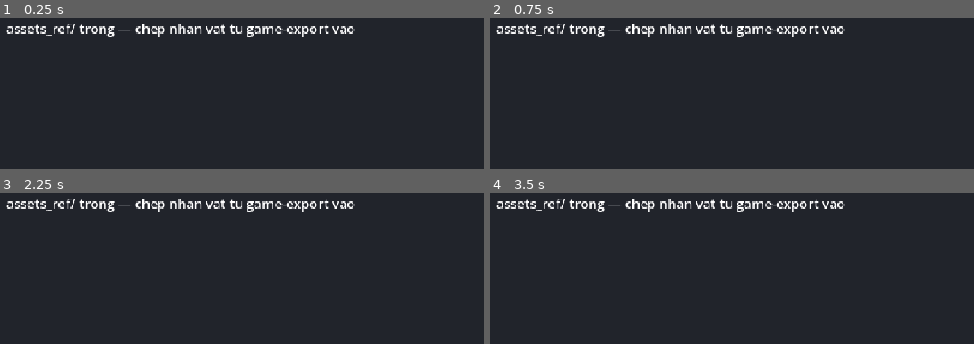
Above: before the commit, frames 1-4 (two rows, left to right).
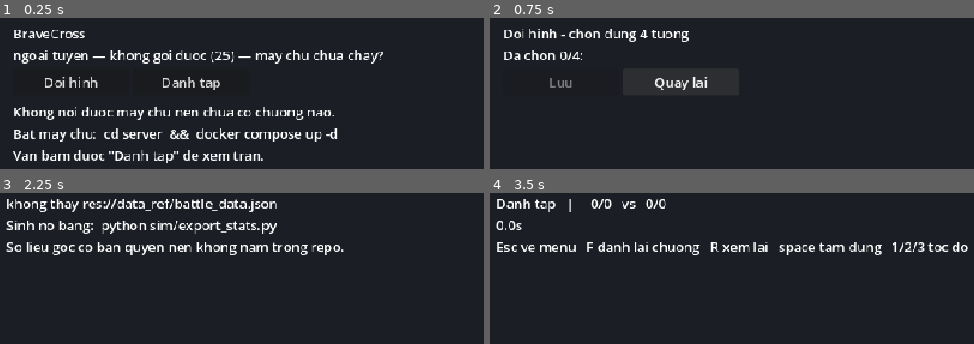
Above: after the commit, the same moments.

Repository: lvthe/bravecross-game
Game: Godot game, scene res://ui/menu.tscn
Two runs of this game, one before a commit and one after it. Both use one fixed random seed, a clock stepped at 60 frames per second and the inputs below. Before the commit the project starts from res://demo/demo.tscn.
Inputs (mouse positions are in pixels of both pictures, inside the frame that each line leads up to):
- Up to frame 1 (0.25 s): no input
- Up to frame 2 (0.75 s): click (562, 81) at 0.5 s, where only the run after the commit has a clickable "Doi hinh"
- Up to frame 3 (2.25 s): click (188, 256) at 1.25 s, where only the run after the commit has a clickable "Quay lai"; click (188, 256) at 2 s, where only the run after the commit has a clickable "Danh tap"
- Up to frame 4 (3.5 s): tap Enter at 2.75 s; hold Right from 2.78 s (still down); tap F at 2.85 s; tap Space at 3.02 s; tap N at 3.05 s

The runs differ from the first frame. In frame 1, 11% of the frame differs, in the area x 1-80%, y 3-97%; in frame 2, 4.2%; in frame 3, 6.8%; in frame 4, 5.7%.
Error before the commit: Invalid call. Nonexistent function 'animations' in base 'Nil'. (res://demo/demo.gd:101)

Commit message:
Vòng lặp chơi: màn chọn chương, màn chọn đội hình, chương mở dần
Trước đây chỉ có một trận xem được. Nay có vòng lặp người chơi tác động vào:
chọn đội hình -> đánh chương -> thắng thì mở chương sau.

MÁY CHỦ (server/modules/battle.lua)
- 12 chương, đội địch CỐ ĐỊNH theo chương (seed lấy từ số chương chứ không từ
  đồng hồ) nên người chơi học được trận đấu rồi đổi đội hình cho hợp — đúng
  nghĩa một màn chơi chứ không phải bốc ngẫu nhiên mỗi lần.
- Địch mạnh dần: x1.18 mỗi chương, chương 12 mạnh gấp ~6 lần chương 1.
- bx.chapters trả danh sách kèm tiến độ.
- bx.fight nhận {chapter = n} và TỪ CHỐI chương chưa mở. Luật "chỉ mở chương
  kế tiếp" nằm ở máy chủ, không phải chỉ ẩn nút ở client.
- Bản lưu thêm trường cleared; SAVE_VERSION lên 2.

CLIENT
- game/game.gd là autoload giữ phiên chơi và tiến độ xuyên các màn. Đổi màn
  hủy hết node của màn cũ, mà đăng nhập lại mỗi lần vào trận thì vừa chậm vừa
  thừa.
- ui/menu.tscn: danh sách chương, chương khóa không bấm được, hiện thành tích
  và kết quả trận vừa rồi.
- ui/roster.tscn: chọn đúng 4 tướng, kèm bậc công/thủ để còn biết đường chọn.
- battle.tscn nhận Game.chapter; Esc về menu, F đánh lại chương, R xem lại
  không tính điểm.
- --shot chuyển lên autoload nên màn nào cũng chụp được.

CHƯA KIỂM CHỨNG ĐƯỢC PHẦN MÁY CHỦ. Docker Desktop mở nhưng máy ảo của nó
không lên (WSL không có distribution nào chạy), nên bx.chapters và luật mở
chương mới chỉ qua được kiểm tra cú pháp Lua bằng lupa, chưa chạy thật.
tools/verify_rpc.gd đã có sẵn test cho phần đó, chờ máy chủ lên là chạy.

Test chạy được (không cần máy chủ): 144/144 rig, 12/12 đối chiếu chiến đấu,
23/23 mô phỏng Python, phép kiểm tra thiên vị sân. Màn menu đã chụp và xác
nhận nhánh mất mạng hiện đúng hướng dẫn thay vì đứng hình.

Co-Authored-By: Claude Opus 5 <noreply@anthropic.com>

Diff:
--- a/battle/battle.gd
+++ b/battle/battle.gd
@@ -1,26 +1,21 @@
-# Man tran: hai doi chay vao nhau, danh nhau, co thanh mau.
+# Man tran. Vao tu man chon chuong (ui/menu.tscn); `Game.chapter` cho biet
+# dang danh chuong nao, 0 la danh tap.
 #
-#   R           danh lai voi cung doi hinh
-#   N           boc doi hinh moi
-#   space       tam dung
-#   1 / 2 / 3   toc do 1x / 2x / 4x
+#   Esc   ve man chon chuong
+#   F     danh lai chuong nay (may chu xu, co tinh diem)
+#   R     xem lai tai cho, KHONG tinh diem
+#   space tam dung        1 / 2 / 3  toc do 1x / 2x / 4x
 #
-# Chay khong mo cua so, danh N tran roi bao ket qua — dung de kiem tra vong
-# lap co ket thuc va co thien vi ben nao khong:
+# Doi cua NGUOI CHOI (ben trai) lay tu ban luu tren may chu; doi dich cua mot
+# chuong la co dinh, may chu quyet. Client khong khai ket qua, va cung khong
+# ghi duoc ban luu (permission_write = 0).
 #
-#   godot --headless --path . battle/battle.tscn -- --sim=200
+# Khong noi duoc toi may chu thi van xem duoc tran tai cho, chi la khong tinh
+# diem; them --offline de bo han phan mang.
+#
+# Che do do dac, khong mo cua so:
 #   godot --headless --path . battle/battle.tscn -- --sim=200 --mirror
-#
-# Doi cua NGUOI CHOI (ben trai) lay tu ban luu tren may chu.
-#
-#   F   xin mot tran XEP HANG — may chu boc doi dich, mo phong, cong so va ghi
-#       ban luu. Client khong khai gi, va cung khong ghi duoc (ban luu de
-#       permission_write = 0).
-#   R   danh lai tai cho, KHONG tinh diem — chi de xem.
-#   N   doi doi hinh; may chu kiem ten roi ghi.
-#
-# Khong noi duoc toi may chu thi van xem duoc tran tai cho, chi la khong co
-# tran xep hang; them --offline de bo han phan mang.
+#   godot --headless --path . battle/battle.tscn -- --play=3
 extends Node2D
 
 const TEAM_SIZE := 4
@@ -71,46 +66,46 @@
 	_new_rosters(picks_seed)
 
 	if not opts.has("offline"):
-		session = PlayerSession.new()
-		add_child(session)
 		label.text = "dang dang nhap..."
-		await session.start(opts.get("url", ""))
+		# Phien choi nam o autoload `Game` chu khong o day: doi man se huy moi
+		# node cua man cu, ma dang nhap lai moi lan vao tran thi vua cham vua
+		# thua. Man tran chi muon dung nho.
+		session = await Game.ensure_session()
 		# Doi cua nguoi choi lay tu ban luu neu co. Chua co thi giu doi vua boc
 		# roi luu lai ngay, de lan sau mo game van dung doi do.
 		var saved: Array = session.data.get("roster", [])
 		if saved.size() == TEAM_SIZE and _all_known(saved):
 			roster[0] = saved.duplicate()
-		else:
+		elif session.online:
 			await session.set_roster(roster[0])
 
 	if opts.has("play"):
 		await _play_through(int(opts["play"]))
 		return
 
-	if session != null and session.online:
-		await _ranked()
+	# chapter = 0 la danh tap: van dien, nhung khong xin may chu, khong tinh diem.
+	if session != null and session.online and Game.chapter > 0:
+		await _ranked(Game.chapter)
 	else:
 		_spawn()
-	if opts.has("shot"):
-		await _shoot(opts["shot"], float(opts.get("at", "6")))
-
-
-## Ban luu la du lieu ben ngoai: co the tro toi tuong khong con trong bo du
-## lieu (doi ban, bo bot tuong). Khong kiem thi _spawn se dung phai null.
+
+
+
 ## Mot tran XEP HANG. May chu boc doi dich, mo phong, cong so va ghi ban luu;
 ## client chi dung lai va dien lai cho de nhin.
 ##
 ## Ban dien o day KHONG phai mo hinh cua may chu: no co di chuyen, chon muc
 ## tieu, va tinh theo thoi gian thuc, con may chu ghep tung cap theo hang.
 ## Ket qua hien len va duoc ghi luon la cua MAY CHU.
-func _ranked() -> void:
+func _ranked(chapter: int) -> void:
 	server_result = -1
-	label.text = "dang xin tran tu may chu..."
-	var f := await session.fight()
+	label.text = "dang xin chuong %d tu may chu..." % chapter
+	var f := await session.fight(chapter)
 	if not f.ok:
 		label.text = "khong xin duoc tran: %s" % str(f.get("error", ""))
 		_spawn()
 		return
+	Game.last_fight = f
 	var opp: Array = f.get("opponent", [])
 	if opp.size() == TEAM_SIZE and _all_known(opp):
 		roster[1] = opp.duplicate()
@@ -118,6 +113,9 @@
 	_spawn()
 
 
+## Ban luu va du lieu may chu deu la du lieu ben ngoai: co the tro toi tuong
+## khong con trong bo du lieu (doi ban, bo bot tuong). Khong kiem thi _spawn
+## se dung phai null.
 func _all_known(names: Array) -> bool:
 	for n in names:
 		if not combat.heroes.has(String(n)):
@@ -271,7 +269,8 @@
 func _refresh(out := -1) -> void:
 	if label == null:
 		return
-	var txt := "%s  %d/%d   vs   %d/%d  %s\n%.1fs" % [
+	var head := ("Chuong %d" % Game.chapter) if Game.chapter > 0 else "Danh tap"
+	var txt := "%s   |   %s  %d/%d   vs   %d/%d  %s\n%.1fs" % [head,
 			", ".join(roster[0]), _alive(0), teams[0].size(),
 			_alive(1), teams[1].size(), ", ".join(roster[1]), elapsed]
 	if out == 0:
@@ -281,7 +280,7 @@
 	elif out == 2:
 		txt += "   —  HOA"
 	else:
-		txt += "\nR danh lai   N doi hinh moi   space tam dung   1/2/3 toc do"
+		txt += "\nEsc ve menu   F danh lai chuong   R xem lai   space tam dung   1/2/3 toc do"
 	if server_result >= 0 and out >= 0:
 		var verdict: String = ["BAN THANG", "BAN THUA", "HOA"][server_result]
 		txt += "   |   may chu xu: %s" % verdict
@@ -299,11 +298,13 @@
 		KEY_R:                       # danh lai tai cho, khong tinh diem
 			server_result = -1
 			_spawn()
-		KEY_F:                       # xin tran xep hang moi
-			if session != null and session.online:
-				await _ranked()
+		KEY_F:                       # danh lai chuong nay (tinh diem)
+			if session != null and session.online and Game.chapter > 0:
+				await _ranked(Game.chapter)
 			else:
 				_spawn()
+		KEY_ESCAPE:                  # ve man chon chuong
+			Game.goto(Game.MENU)
 		KEY_N:                       # doi doi hinh (may chu kiem va ghi)
 			picks_seed += 1
 			_new_rosters(picks_seed)
@@ -340,16 +341,6 @@
 				% [i + 1, names[int(f.result)], ", ".join(f.get("opponent", []))])
 	print("trang thai  : %s" % (session.status_line() if session else "khong co phien"))
 	get_tree().quit(0)
-
-
-## Chay tran toi giay `at` roi chup mot khung va thoat.
-func _shoot(path: String, at: float) -> void:
-	while elapsed < at and not finished:
-		await get_tree().process_frame
-	await RenderingServer.frame_post_draw
-	var err := get_viewport().get_texture().get_image().save_png(path)
-	print("chup %s -> %s" % [path, "ok" if err == OK else "loi %d" % err])
-	get_tree().quit()
 
 
 ## Danh n tran khong ve gi, buoc thoi gian co dinh. Dung de kiem tra tran co
--- /dev/null
+++ b/game/game.gd
@@ -0,0 +1,96 @@
+# Trang thai dung chung giua cac man (autoload `Game`).
+#
+# Doi man bang change_scene_to_file() thi moi node cu bi huy, nen phien choi va
+# tien do phai nam ngoai cac man. Day la cho do.
+#
+#     Game.chapter = 3
+#     get_tree().change_scene_to_file("res://battle/battle.tscn")
+extends Node
+
+const MENU := "res://ui/menu.tscn"
+const ROSTER := "res://ui/roster.tscn"
+const BATTLE := "res://battle/battle.tscn"
+
+var session: PlayerSession = null
+var combat: Combat = null
+
+## Chuong sap danh. 0 = tran tap, khong tinh diem.
+var chapter := 0
+## Ket qua tran vua roi, de man menu bao lai. {} neu chua danh tran nao.
+var last_fight: Dictionary = {}
+
+var _chapters: Array = []
+var _url := ""
+
+
+func _ready() -> void:
+	combat = Combat.new()
+	var err := combat.load_data()
+	if err != "":
+		push_error(err)
+	_maybe_shot()
+
+
+## Chup mot khung roi thoat, dung cho moi man:
+##   godot --path . <man> -- --shot=D:/tmp/x.png --at=5
+## Dat o autoload nen man nao cung dung duoc, khoi moi man mot ban.
+func _maybe_shot() -> void:
+	var path := ""
+	var at := 6.0
+	for a in OS.get_cmdline_user_args():
+		if a.begins_with("--shot="):
+			path = a.substr(7)
+		elif a.begins_with("--at="):
+			at = float(a.substr(5))
+	if path == "":
+		return
+	await get_tree().create_timer(at).timeout
+	await RenderingServer.frame_post_draw
+	var e := get_viewport().get_texture().get_image().save_png(path)
+	print("chup %s -> %s" % [path, "ok" if e == OK else "loi %d" % e])
+	get_tree().quit()
+
+
+## Dam bao da dang nhap. Goi nhieu lan cung duoc; chi dang nhap mot lan.
+func ensure_session() -> PlayerSession:
+	if session != null and is_instance_valid(session):
+		return session
+	session = PlayerSession.new()
+	add_child(session)
+	# Doc --url tu dong lenh, de con chi sang may chu khac khi thu nghiem.
+	for a in OS.get_cmdline_user_args():
+		if a.begins_with("--url="):
+			_url = a.substr(6)
+	await session.start(_url)
+	return session
+
+
+## Danh sach chuong. `force` de nap lai sau khi vua qua mot chuong.
+func chapters(force := false) -> Array:
+	if not force and not _chapters.is_empty():
+		return _chapters
+	await ensure_session()
+	if not session.online:
+		_chapters = []
+		return _chapters
+	var r := await session.client.call_rpc("bx.chapters", {})
+	if not r.ok:
+		_chapters = []
+		return _chapters
+	_chapters = r.data.get("chapters", [])
+	return _chapters
+
+
+func goto(scene_path: String) -> void:
+	get_tree().change_scene_to_file(scene_path)
+
+
+## Ten cac tuong dung duoc, lay tu bo du lieu chien dau.
+func hero_names() -> PackedStringArray:
+	return combat.order if combat != null else PackedStringArray()
+
+
+func roster() -> Array:
+	if session == null:
+		return []
+	return session.data.get("roster", [])
--- a/net/player_session.gd
+++ b/net/player_session.gd
@@ -140,10 +140,11 @@
 ## (permission_write = 0), nen co sua client cung khong bia duoc thanh tich.
 ##
 ## Tra ve {ok, result, opponent, lanes} khi online.
-func fight() -> Dictionary:
+func fight(chapter := 0) -> Dictionary:
 	if not online:
 		return {"ok": false, "error": "dang choi ngoai tuyen, khong danh duoc"}
-	var r := await client.call_rpc("bx.fight", {})
+	var body := {} if chapter <= 0 else {"chapter": chapter}
+	var r := await client.call_rpc("bx.fight", body)
 	if not r.ok:
 		last_error = String(r.get("error", "khong goi duoc bx.fight"))
 		return r
@@ -151,6 +152,9 @@
 	data = _upgrade(d.get("save", {}))
 	dirty = false
 	return {"ok": true, "result": int(d.get("result", 2)),
+			"chapter": int(d.get("chapter", 0)),
+			"unlockedNext": bool(d.get("unlockedNext", false)),
+			"power": float(d.get("power", 1.0)),
 			"opponent": d.get("opponent", []), "lanes": d.get("lanes", []),
 			"laneWins": d.get("laneWins", {})}
 
--- a/project.godot
+++ b/project.godot
@@ -7,8 +7,14 @@
 [application]
 
 config/name="BraveCross — game moi"
-run/main_scene="res://demo/demo.tscn"
+run/main_scene="res://ui/menu.tscn"
 config/features=PackedStringArray("4.7", "GL Compatibility")
+
+[autoload]
+
+; Trang thai dung chung giua cac man. Doi man huy het node cua man cu, nen
+; phien choi va tien do phai nam ngoai.
+Game="*res://game/game.gd"
 
 [display]
 
--- a/tools/verify_rpc.gd
+++ b/tools/verify_rpc.gd
@@ -99,6 +99,54 @@
 	var d := int(ses.data.get("draws", 0))
 	_check(w + l + d == int(ses.data.get("battles", 0)),
 			"thang + thua + hoa = so tran", "%d+%d+%d vs %d" % [w, l, d, ses.data.get("battles", 0)])
+
+	print("\n=== 3b. chuong: khong nhay coc duoc ===")
+	var ch := await ses.client.call_rpc("bx.chapters", {})
+	_check(ch.ok, "goi duoc bx.chapters", str(ch.get("error", "")))
+	var list: Array = ch.data.get("chapters", []) if ch.ok else []
+	_check(list.size() == 12, "co 12 chuong", str(list.size()))
+	var cleared := int(ch.data.get("cleared", -1)) if ch.ok else -1
+	_check(cleared >= 0, "co so chuong da qua", str(cleared))
+	if list.size() == 12:
+		var unlocked := 0
+		for c in list:
+			if bool(c.get("unlocked", false)):
+				unlocked += 1
+		_check(unlocked == cleared + 1,
+				"chi mo toi chuong ke tiep", "mo %d, da qua %d" % [unlocked, cleared])
+		_check(float(list[11].get("power", 0.0)) > float(list[0].get("power", 0.0)),
+				"chuong sau manh hon chuong dau",
+				"%.2f -> %.2f" % [list[0].get("power"), list[11].get("power")])
+		# Doi dich cua mot chuong phai co dinh: nguoi choi hoc duoc tran dau roi
+		# doi doi hinh cho hop. Boc ngau nhien moi lan thi khong con la man choi.
+		var ch2 := await ses.client.call_rpc("bx.chapters", {})
+		_check(ch2.ok and str((ch2.data.get("chapters", []) as Array)[4].get("enemies"))
+						== str(list[4].get("enemies")),
+				"doi dich cua mot chuong khong doi giua hai lan hoi")
+
+	# Nhay coc phai bi tu choi tu MAY CHU, khong phai chi an nut o client.
+	var skip := await ses.client.call_rpc("bx.fight", {"chapter": cleared + 3})
+	_check(not skip.ok, "tu choi chuong chua mo")
+	_check(String(skip.get("error", "")).contains("chua mo"), "bao dung ly do",
+			String(skip.get("error", "")))
+	var nope_ch := await ses.client.call_rpc("bx.fight", {"chapter": 999})
+	_check(not nope_ch.ok, "tu choi chuong khong ton tai")
+
+	print("\n=== 3c. qua chuong moi duoc mo chuong sau ===")
+	# Kiem LUAT chu khong kiem ket qua: thang thi cleared tang dung 1, khong
+	# thang thi giu nguyen. Kieu nay khong phu thuoc vao viec doi hinh manh yeu.
+	var before_c := int(ses.data.get("cleared", 0))
+	var fc := await ses.fight(before_c + 1)
+	_check(fc.ok, "danh duoc chuong ke tiep", str(fc.get("error", "")))
+	var after_c := int(ses.data.get("cleared", -1))
+	if int(fc.get("result", 2)) == 0:
+		_check(after_c == before_c + 1, "thang thi mo them dung 1 chuong",
+				"%d -> %d" % [before_c, after_c])
+		_check(bool(fc.get("unlockedNext", false)), "bao la vua mo chuong moi")
+	else:
+		_check(after_c == before_c, "khong thang thi khong mo them chuong",
+				"%d -> %d" % [before_c, after_c])
+		_check(not bool(fc.get("unlockedNext", true)), "khong bao mo chuong moi")
 
 	print("\n=== 4. CLIENT KHONG DUOC GHI BAN LUU ===")
 	# Day moi la phan cuong che. Khong co no thi moi thu tren chi la hinh thuc.
--- /dev/null
+++ b/ui/menu.gd
@@ -0,0 +1,79 @@
+# Man chinh: chon chuong.
+#
+# Chuong khoa thi khong bam duoc. Luat "chi mo chuong ke tiep" nam o MAY CHU
+# (bx.fight tu choi chuong chua mo), o day chi la hien thi — client co bi sua
+# de bam duoc het thi may chu van tu choi.
+extends Control
+
+@onready var _list: VBoxContainer = $Scroll/List
+@onready var _title: Label = $Title
+@onready var _status: Label = $Status
+
+
+func _ready() -> void:
+	$Buttons/Roster.pressed.connect(_on_roster)
+	$Buttons/Practice.pressed.connect(_on_practice)
+	_title.text = "BraveCross"
+	_status.text = "dang dang nhap..."
+	await _refresh()
+
+
+func _refresh() -> void:
+	var ses := await Game.ensure_session()
+	_status.text = ses.status_line()
+
+	if not Game.last_fight.is_empty():
+		var f: Dictionary = Game.last_fight
+		var verdict: String = ["THANG", "THUA", "HOA"][int(f.get("result", 2))]
+		var line := "Chuong %d: %s" % [int(f.get("chapter", 0)), verdict]
+		if bool(f.get("unlockedNext", false)):
+			line += "   —  mo duoc chuong tiep theo"
+		_title.text = "BraveCross      %s" % line
+		Game.last_fight = {}
+
+	for c in _list.get_children():
+		c.queue_free()
+
+	if not ses.online:
+		var l := Label.new()
+		l.text = ("Khong noi duoc may chu nen chua co chuong nao.\n"
+				+ "Bat may chu:  cd server  &&  docker compose up -d\n"
+				+ "Van bam duoc \"Danh tap\" de xem tran.")
+		_list.add_child(l)
+		return
+
+	var chapters := await Game.chapters(true)
+	for ch in chapters:
+		_list.add_child(_row(ch))
+
+
+func _row(ch: Dictionary) -> Control:
+	var n := int(ch.get("n", 0))
+	var unlocked := bool(ch.get("unlocked", false))
+	var cleared := bool(ch.get("cleared", false))
+
+	var b := Button.new()
+	b.custom_minimum_size = Vector2(0, 38)
+	b.alignment = HORIZONTAL_ALIGNMENT_LEFT
+	b.disabled = not unlocked
+	var mark := "[xong]" if cleared else ("      " if unlocked else "[khoa]")
+	b.text = "  %s  Chuong %-3d   dich manh x%.2f   %s" % [
+			mark, n, float(ch.get("power", 1.0)),
+			", ".join(ch.get("enemies", []))]
+	if unlocked:
+		b.pressed.connect(_on_chapter.bind(n))
+	return b
+
+
+func _on_chapter(n: int) -> void:
+	Game.chapter = n
+	Game.goto(Game.BATTLE)
+
+
+func _on_practice() -> void:
+	Game.chapter = 0
+	Game.goto(Game.BATTLE)
+
+
+func _on_roster() -> void:
+	Game.goto(Game.ROSTER)
--- /dev/null
+++ b/ui/menu.tscn
@@ -0,0 +1,52 @@
+[gd_scene load_steps=2 format=3]
+
+[ext_resource type="Script" path="res://ui/menu.gd" id="1"]
+
+[node name="Menu" type="Control"]
+anchors_preset = 15
+anchor_right = 1.0
+anchor_bottom = 1.0
+script = ExtResource("1")
+
+[node name="Bg" type="ColorRect" parent="."]
+anchors_preset = 15
+anchor_right = 1.0
+anchor_bottom = 1.0
+color = Color(0.106, 0.118, 0.145, 1)
+
+[node name="Title" type="Label" parent="."]
+offset_left = 20.0
+offset_top = 14.0
+offset_right = 940.0
+offset_bottom = 40.0
+text = "BraveCross"
+
+[node name="Status" type="Label" parent="."]
+offset_left = 20.0
+offset_top = 40.0
+offset_right = 940.0
+offset_bottom = 62.0
+text = "..."
+
+[node name="Buttons" type="HBoxContainer" parent="."]
+offset_left = 20.0
+offset_top = 68.0
+offset_right = 940.0
+offset_bottom = 100.0
+
+[node name="Roster" type="Button" parent="Buttons"]
+custom_minimum_size = Vector2(140, 32)
+text = "Doi hinh"
+
+[node name="Practice" type="Button" parent="Buttons"]
+custom_minimum_size = Vector2(140, 32)
+text = "Danh tap"
+
+[node name="Scroll" type="ScrollContainer" parent="."]
+offset_left = 20.0
+offset_top = 108.0
+offset_right = 940.0
+offset_bottom = 528.0
+
+[node name="List" type="VBoxContainer" parent="Scroll"]
+custom_minimum_size = Vector2(900, 0)
--- /dev/null
+++ b/ui/roster.gd
@@ -0,0 +1,76 @@
+# Man chon doi hinh: bam 4 tuong.
+#
+# Danh sach tuong lay tu bo du lieu chien dau (data_ref), khong phai tu thu muc
+# art — de client va may chu luon noi ve cung mot tap tuong.
+#
+# Viec kiem tra nam o MAY CHU: bx.set_roster tu choi ten khong co va tu choi
+# doi hinh khong du 4 nguoi. O day chi la giao dien.
+extends Control
+
+const TEAM_SIZE := 4
+
+@onready var _grid: GridContainer = $Scroll/Grid
+@onready var _picked_label: Label = $Picked
+@onready var _save: Button = $Buttons/Save
+
+var _picked: Array = []
+
+
+func _ready() -> void:
+	_save.pressed.connect(_on_save)
+	$Buttons/Back.pressed.connect(func(): Game.goto(Game.MENU))
+	await Game.ensure_session()
+	_picked = Game.roster().duplicate()
+	_build()
+
+
+func _build() -> void:
+	for c in _grid.get_children():
+		c.queue_free()
+	for name in Game.hero_names():
+		var b := Button.new()
+		b.custom_minimum_size = Vector2(210, 34)
+		b.toggle_mode = true
+		b.button_pressed = _picked.has(name)
+		b.text = _label(name)
+		b.toggled.connect(_on_toggle.bind(name, b))
+		_grid.add_child(b)
+	_refresh()
+
+
+## Nhan tuong: ten kem hai bac quan trong nhat, de con biet duong ma chon.
+func _label(hero_name: String) -> String:
+	var row: Dictionary = Game.combat.heroes.get(hero_name, {})
+	return "%-20s cong %d  thu %d" % [
+			hero_name, int(row.get("AttackCapability", 0)),
+			int(row.get("Viability", 0))]
+
+
+func _on_toggle(pressed: bool, hero_name: String, b: Button) -> void:
+	if pressed:
+		if _picked.size() >= TEAM_SIZE:
+			b.button_pressed = false     # da du 4, bo bot roi hay chon
+			return
+		if not _picked.has(hero_name):
+			_picked.append(hero_name)
+	else:
+		_picked.erase(hero_name)
+	_refresh()
+
+
+func _refresh() -> void:
+	_picked_label.text = "Da chon %d/%d:   %s" % [
+			_picked.size(), TEAM_SIZE, ", ".join(_picked)]
+	_save.disabled = _picked.size() != TEAM_SIZE
+
+
+func _on_save() -> void:
+	_save.disabled = true
+	_save.text = "dang luu..."
+	var r := await Game.session.set_roster(_picked)
+	if r.ok:
+		Game.goto(Game.MENU)
+		return
+	_picked_label.text = "Khong luu duoc: %s" % str(r.get("error", ""))
+	_save.text = "Luu"
+	_save.disabled = false
--- /dev/null
+++ b/ui/roster.tscn
@@ -0,0 +1,53 @@
+[gd_scene load_steps=2 format=3]
+
+[ext_resource type="Script" path="res://ui/roster.gd" id="1"]
+
+[node name="Roster" type="Control"]
+anchors_preset = 15
+anchor_right = 1.0
+anchor_bottom = 1.0
+script = ExtResource("1")
+
+[node name="Bg" type="ColorRect" parent="."]
+anchors_preset = 15
+anchor_right = 1.0
+anchor_bottom = 1.0
+color = Color(0.106, 0.118, 0.145, 1)
+
+[node name="Title" type="Label" parent="."]
+offset_left = 20.0
+offset_top = 14.0
+offset_right = 940.0
+offset_bottom = 38.0
+text = "Doi hinh - chon dung 4 tuong"
+
+[node name="Picked" type="Label" parent="."]
+offset_left = 20.0
+offset_top = 40.0
+offset_right = 940.0
+offset_bottom = 62.0
+text = "..."
+
+[node name="Buttons" type="HBoxContainer" parent="."]
+offset_left = 20.0
+offset_top = 68.0
+offset_right = 940.0
+offset_bottom = 100.0
+
+[node name="Save" type="Button" parent="Buttons"]
+custom_minimum_size = Vector2(140, 32)
+text = "Luu"
+
+[node name="Back" type="Button" parent="Buttons"]
+custom_minimum_size = Vector2(140, 32)
+text = "Quay lai"
+
+[node name="Scroll" type="ScrollContainer" parent="."]
+offset_left = 20.0
+offset_top = 108.0
+offset_right = 940.0
+offset_bottom = 528.0
+
+[node name="Grid" type="GridContainer" parent="Scroll"]
+custom_minimum_size = Vector2(900, 0)
+columns = 4
Not shown, added: game/game.gd.uid
Not shown, added: ui/menu.gd.uid
Not shown, added: ui/roster.gd.uid
Not shown, changed: server/modules/battle.lua
